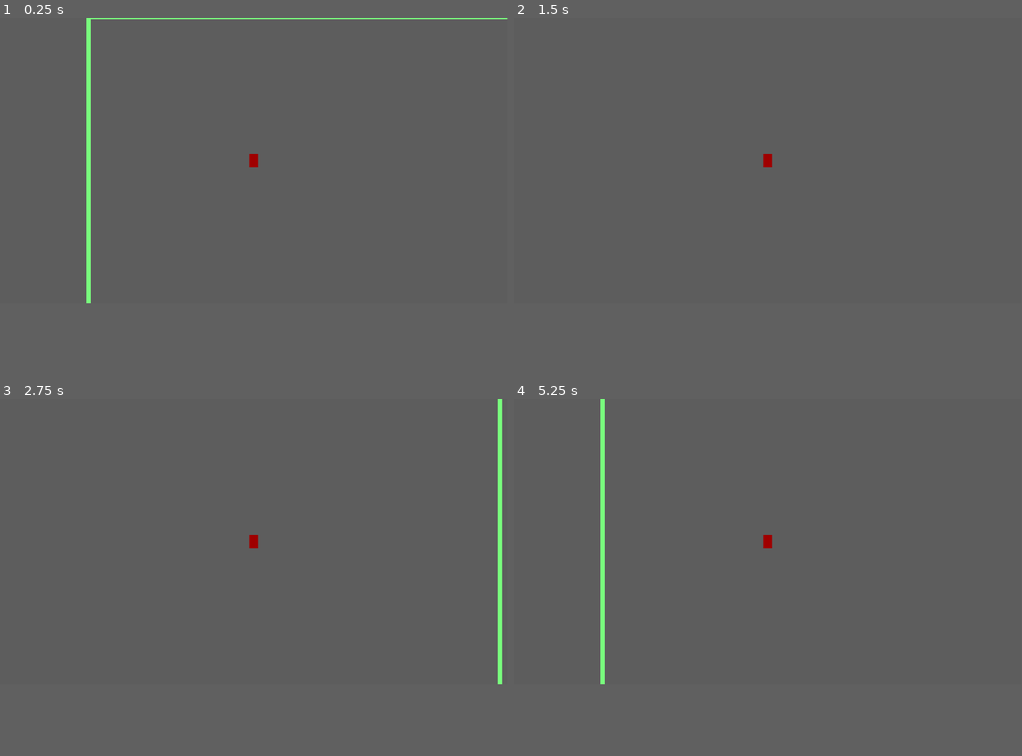
Above: before the commit, frames 1-4 (two rows, left to right).
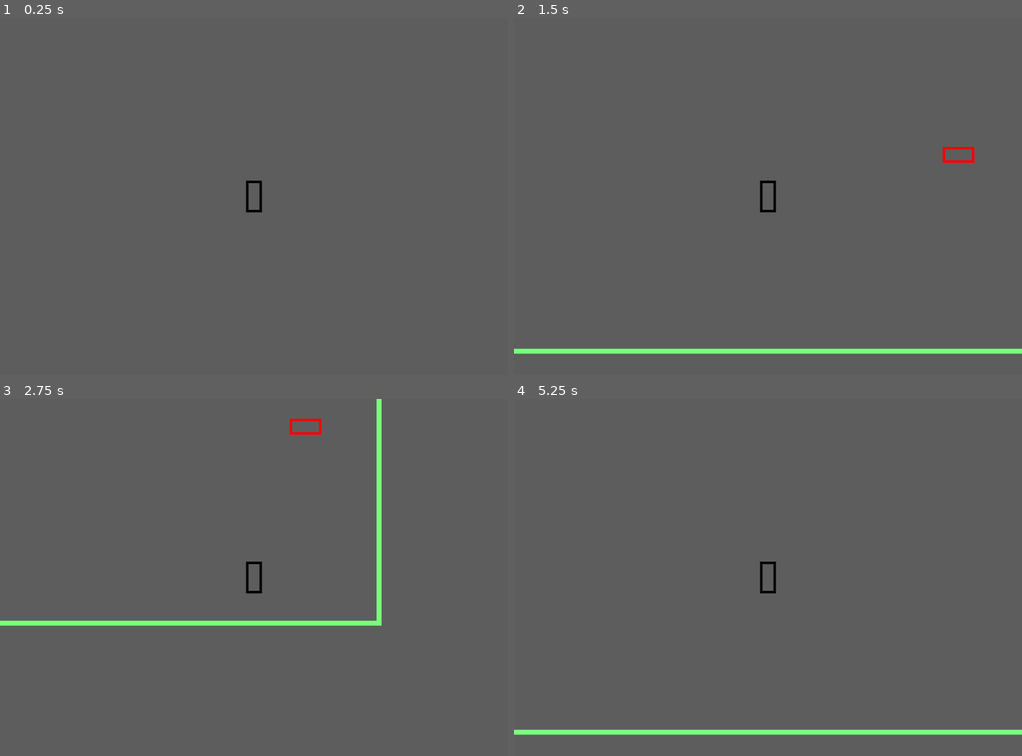
Above: after the commit, the same moments.

Repository: frostblooded/capybara
Game: Godot game, scene res://scenes/Level1.tscn
Same seed, same stepped clock (60 frames per second), same inputs: the game is played once before the commit and once after it.
Inputs:
- Up to frame 1 (0.25 s): no input
- Up to frame 2 (1.5 s): tap Enter at 0.5 s; hold D (right) 0.53-1.28 s; hold S (down) from 1.28 s (still down)
- Up to frame 3 (2.75 s): release S (down) at 2.03 s; hold D (right) from 2.03 s (still down)
- Up to frame 4 (5.25 s): release D (right) at 2.78 s; hold W (up) 2.78-3.53 s; hold A (left) 3.53-5.03 s; hold S (down) from 5.03 s (still down)
In our replay, the window is 799x449 before the commit and 800x562 after it. These sizes can differ from the game's own. Grey fills any space a smaller window leaves; there, only what the larger window draws over its background counts as a difference.

The runs differ from the first frame. In frame 1, 1.2% of the frame differs, in the area x 17-100%, y 0-80%; in frame 2, 1.9%; in frame 3, 2.7%, in the area x 0-99%, y 0-80%; in frame 4, 2.5%.

Commit message:
Add player and professor sprites

Diff:
--- a/project.godot
+++ b/project.godot
@@ -14,6 +14,12 @@
 run/main_scene="res://scenes/Level1.tscn"
 config/features=PackedStringArray("4.2", "Forward Plus")
 config/icon="res://icon.svg"
+
+[display]
+
+window/size/viewport_width=1024
+window/size/viewport_height=720
+window/size/resizable=false
 
 [input]
 
--- a/scenes/Level1.tscn
+++ b/scenes/Level1.tscn
@@ -1,7 +1,8 @@
-[gd_scene load_steps=5 format=3 uid="uid://ccncye02e1hnj"]
+[gd_scene load_steps=6 format=3 uid="uid://ccncye02e1hnj"]
 
 [ext_resource type="PackedScene" uid="uid://cauwgxnjiok8x" path="res://scenes/Player.tscn" id="1_8hete"]
 [ext_resource type="PackedScene" uid="uid://cbeyepvgef00g" path="res://scenes/Wall.tscn" id="2_ov8vp"]
+[ext_resource type="PackedScene" uid="uid://dd58um8tmblwo" path="res://scenes/Professor.tscn" id="3_ococg"]
 
 [sub_resource type="Gradient" id="Gradient_ffc83"]
 offsets = PackedFloat32Array(0.519481)
@@ -20,6 +21,7 @@
 texture = SubResource("GradientTexture1D_0eyax")
 
 [node name="Player" parent="." instance=ExtResource("1_8hete")]
+position = Vector2(523, 1122)
 
 [node name="Wall" parent="." instance=ExtResource("2_ov8vp")]
 position = Vector2(598, 0)
@@ -38,3 +40,14 @@
 position = Vector2(-159, 757)
 rotation = 1.57079
 scale = Vector2(19.84, 1)
+
+[node name="Wall5" parent="." instance=ExtResource("2_ov8vp")]
+position = Vector2(130, 462)
+scale = Vector2(7.58082, 53.8077)
+
+[node name="Wall6" parent="." instance=ExtResource("2_ov8vp")]
+position = Vector2(992, 357)
+scale = Vector2(9.40079, 74.8767)
+
+[node name="Professor" parent="." instance=ExtResource("3_ococg")]
+position = Vector2(1207, 1118)
--- a/scenes/Player.tscn
+++ b/scenes/Player.tscn
@@ -1,15 +1,10 @@
-[gd_scene load_steps=5 format=3 uid="uid://cauwgxnjiok8x"]
+[gd_scene load_steps=4 format=3 uid="uid://cauwgxnjiok8x"]
 
 [ext_resource type="Script" path="res://scripts/player.gd" id="1_frifv"]
+[ext_resource type="Texture2D" uid="uid://yymx27pph7jq" path="res://assets/player.png" id="2_01ldj"]
 
-[sub_resource type="CapsuleShape2D" id="CapsuleShape2D_arqjb"]
-
-[sub_resource type="Gradient" id="Gradient_cewrb"]
-offsets = PackedFloat32Array(0.391566)
-colors = PackedColorArray(0.625575, 1.43189e-06, 5.77569e-07, 1)
-
-[sub_resource type="GradientTexture1D" id="GradientTexture1D_wm1jj"]
-gradient = SubResource("Gradient_cewrb")
+[sub_resource type="RectangleShape2D" id="RectangleShape2D_3qyxu"]
+size = Vector2(32, 64.895)
 
 [node name="Player" type="CharacterBody2D"]
 position = Vector2(216, 326)
@@ -17,10 +12,11 @@
 speed = null
 
 [node name="CollisionShape2D" type="CollisionShape2D" parent="."]
-shape = SubResource("CapsuleShape2D_arqjb")
+position = Vector2(0, 3.05176e-05)
+scale = Vector2(1, 0.986209)
+shape = SubResource("RectangleShape2D_3qyxu")
 
 [node name="Sprite2D" type="Sprite2D" parent="."]
-scale = Vector2(0.078125, 30)
-texture = SubResource("GradientTexture1D_wm1jj")
+texture = ExtResource("2_01ldj")
 
 [node name="Camera2D" type="Camera2D" parent="."]
--- /dev/null
+++ b/scenes/Professor.tscn
@@ -0,0 +1,12 @@
+[gd_scene load_steps=2 format=3 uid="uid://dd58um8tmblwo"]
+
+[ext_resource type="Texture2D" uid="uid://1i4n47fm6fch" path="res://assets/professor.png" id="1_gtu84"]
+
+[node name="Professor" type="Node2D"]
+
+[node name="StaticBody2D" type="StaticBody2D" parent="."]
+
+[node name="CollisionShape2D" type="CollisionShape2D" parent="StaticBody2D"]
+
+[node name="Sprite2D" type="Sprite2D" parent="."]
+texture = ExtResource("1_gtu84")
--- a/scenes/Wall.tscn
+++ b/scenes/Wall.tscn
@@ -1,7 +1,7 @@
 [gd_scene load_steps=4 format=3 uid="uid://cbeyepvgef00g"]
 
 [sub_resource type="RectangleShape2D" id="RectangleShape2D_jra70"]
-size = Vector2(76, 10)
+size = Vector2(77, 10)
 
 [sub_resource type="Gradient" id="Gradient_y4rxf"]
 offsets = PackedFloat32Array(0.403614)
Binary file added: assets/player.png
Not shown, added: assets/player.png.import
Binary file added: assets/professor.png
Not shown, added: assets/professor.png.import
